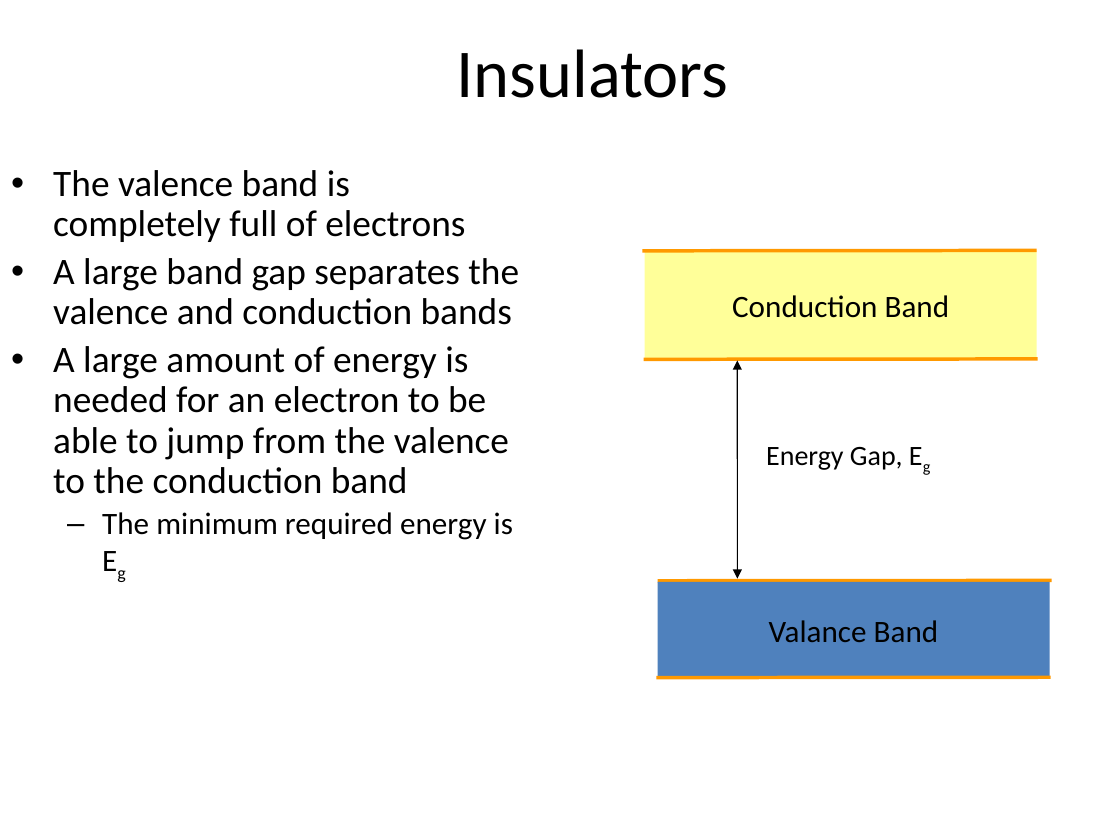
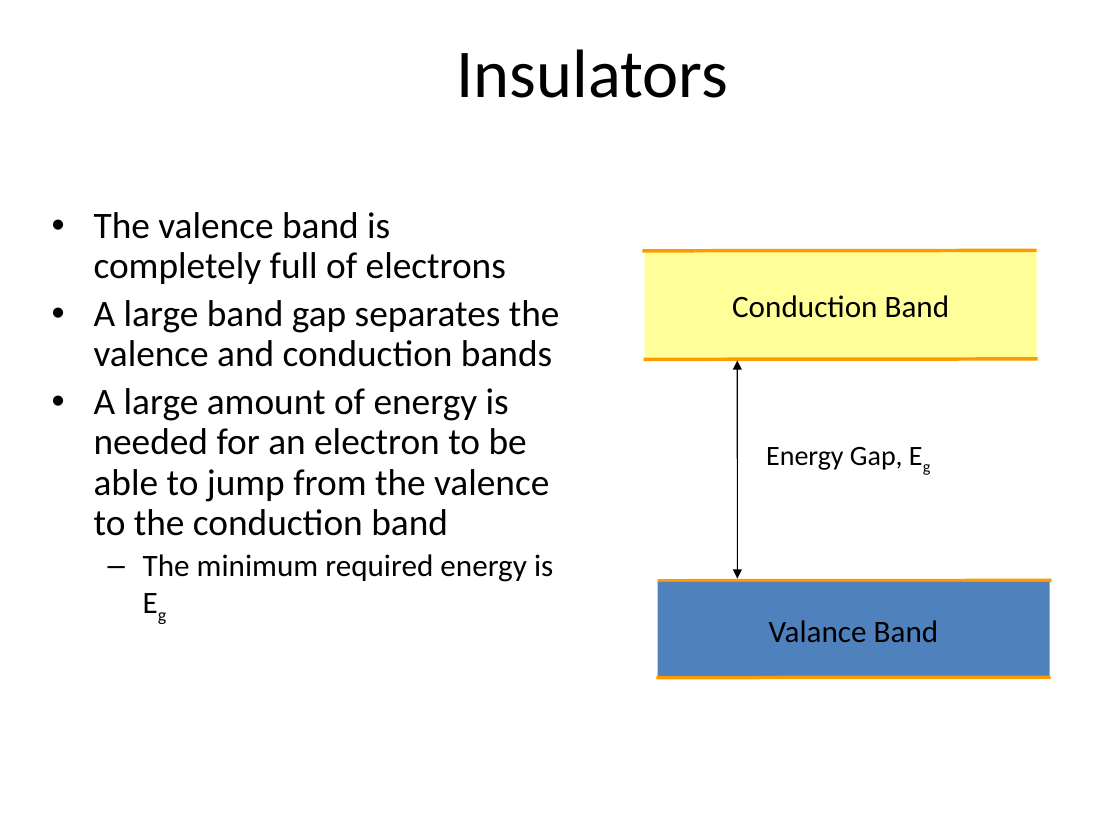
Before and after one commit to rtlines/PH223-Engineering-Physics, a slide deck: slide 23 of Slides/PH223_Lecture_20.pptx (slide 21 before the commit). Drawn at 1120x840 pixels with LibreOffice and Linux fonts; fonts in the diff are those of the drawing. Boxes give left, top, right and bottom in pixels: in the first picture for what was removed or moved away, otherwise in the second. Text is boxed around its words. In the diff, an @@ line names an element or a change of style, - is before the commit and + after.

```diff
--- a/Slides/PH223_Lecture_20.pptx
+++ b/Slides/PH223_Lecture_20.pptx
@@ text "The valence band is completely ...": place and size @@
-text "The valence band is completely ..." at [53,170,519,540]
+text "The valence band is completely ..." at [94,212,560,582]
```
Also in this commit, not shown: 5 other slides changed, 2 slides added, 6 other files.
